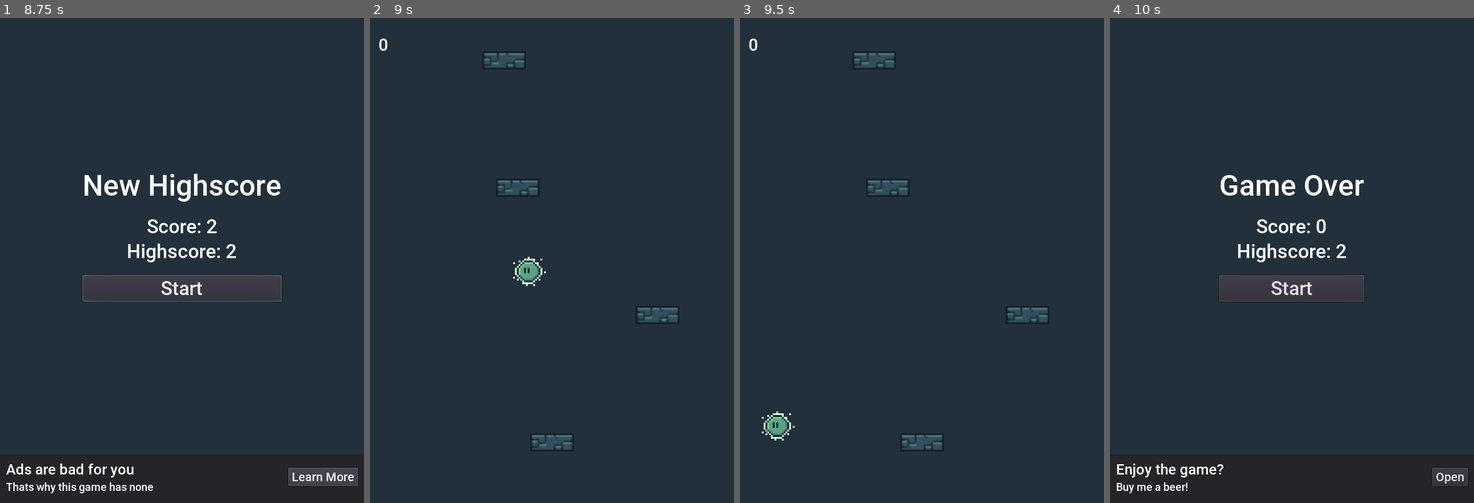
Above: before the commit, frames 1-4 (left to right).
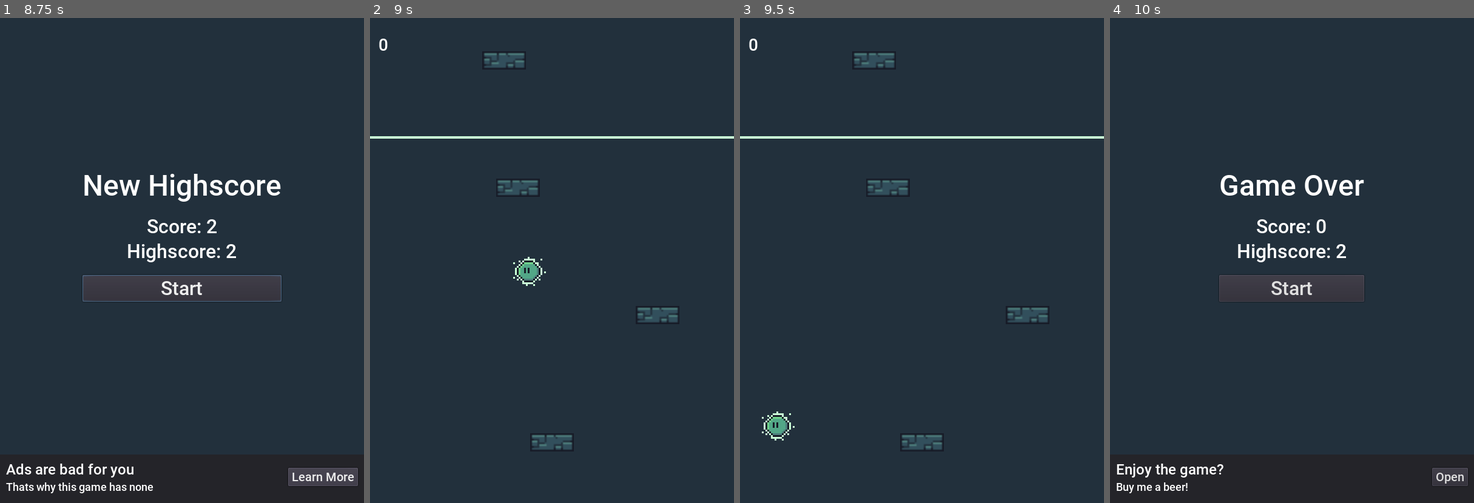
Above: after the commit, the same moments.

Repository: flofriday/jellow
Game: Godot game, scene res://World.tscn
Two runs of this game, one before a commit and one after it. Both use one fixed random seed, a clock stepped at 60 frames per second and the inputs below.
Inputs:
- Up to frame 1 (8.75 s): click "Start" at 0.5 s; hold Right (ui_right) 1.28-2.75 s; click "Start" at 2.75 s; hold Left (ui_left) 3.53-4.28 s; hold Right (ui_right) 4.28-5.78 s; hold Left (ui_left) 5.78-6.5 s; click "Learn More" at 6.5 s; tap Enter at 7.25 s; hold Right (ui_right) 7.28-8.03 s; tap Space at 8 s; hold Left (ui_left) from 8.03 s (still down)
- Up to frame 2 (9 s): keep holding Left (ui_left); tap Enter at 8.75 s
- Up to frame 3 (9.5 s): keep holding Left (ui_left)
- Up to frame 4 (10 s): release Left (ui_left) at 9.53 s; hold Right (ui_right) from 9.53 s (still down)

Frame 1 is identical in both runs. In frame 2, 0.5% of the frame differs, in the area x 0-100%, y 24-25%; in frame 3, 0.5%; in frame 4, nothing differs.

Commit message:
Add Highscore line
A line so players can see where their highscore is.

Diff:
--- a/GUI.gd
+++ b/GUI.gd
@@ -11,7 +11,7 @@
 	$GameoverUI.visible = false
 
 func _on_score_changed(_score, _highscore):
-	$GameUI/MarginContainer/ScoreLabel.text = str(_score)
+	$GameUI/MarginContainer/ScoreLabel.text = "%d" % _score
 	$GameoverUI/VBoxContainer/CenterContainer/VBoxContainer/Score.text = "Score: %d\nHighscore: %d" % [_score, _highscore]
 
 	if _score == _highscore:
--- a/ScoreController.gd
+++ b/ScoreController.gd
@@ -43,5 +43,5 @@
 		return
 
 	file.open(file_path, File.READ)
-	highscore = int(file.get_as_text())
+	highscore = float(file.get_as_text())
 	file.close()
--- a/World.gd
+++ b/World.gd
@@ -25,6 +25,8 @@
 	$Player.freeze = false
 	$WorldGenerator.startup()
 	$ScoreController.set_score(0)
+	$HighscoreLine.visible = true
+	set_highscore_line($ScoreController.get_highscore())
 
 func game_over():
 	var center = get_viewport().size/2
@@ -34,12 +36,27 @@
 	$Player.position = center
 	$Player.freeze = true
 	$Player.visible = false
+	$HighscoreLine.visible = false
 	$ScoreController.save_highscore()
 
 func calc_score():
 	var center = get_viewport().size/2
 	var pos = $Player.position.y - center.y
-	return int(pos / 100) * -1
+	return (pos / -100)
+
+func set_highscore_line(y):
+	# Don't draw a line for small highscores
+	if y < 2:
+		$HighscoreLine.visible = false
+		return
+
+	y *= -100
+	y += (get_viewport().size/2).y
+	print(y)
+	$HighscoreLine.clear_points()
+	$HighscoreLine.add_point(Vector2(0, 0), 0)
+	$HighscoreLine.add_point(Vector2(get_viewport().size.x, 0), 1)
+	$HighscoreLine.position.y = y
 
 # Start the game if the GUI says so
 func _on_GUI_start_game():
--- a/World.tscn
+++ b/World.tscn
@@ -12,8 +12,7 @@
 script = ExtResource( 4 )
 
 [node name="Player" parent="." instance=ExtResource( 1 )]
-visible = false
-z_index = 1
+z_index = 10
 script = ExtResource( 2 )
 
 [node name="CameraController" parent="." instance=ExtResource( 3 )]
@@ -21,7 +20,14 @@
 [node name="GUI" parent="." instance=ExtResource( 5 )]
 
 [node name="WorldGenerator" parent="." instance=ExtResource( 6 )]
+z_index = 1
 
 [node name="ScoreController" parent="." instance=ExtResource( 7 )]
+
+[node name="HighscoreLine" type="Line2D" parent="."]
+visible = false
+points = PoolVector2Array( 0, 0, 600, 0 )
+width = 4.0
+default_color = Color( 0.796078, 1, 0.847059, 1 )
 [connection signal="start_game" from="GUI" to="." method="_on_GUI_start_game"]
 [connection signal="score_changed" from="ScoreController" to="GUI" method="_on_score_changed"]
